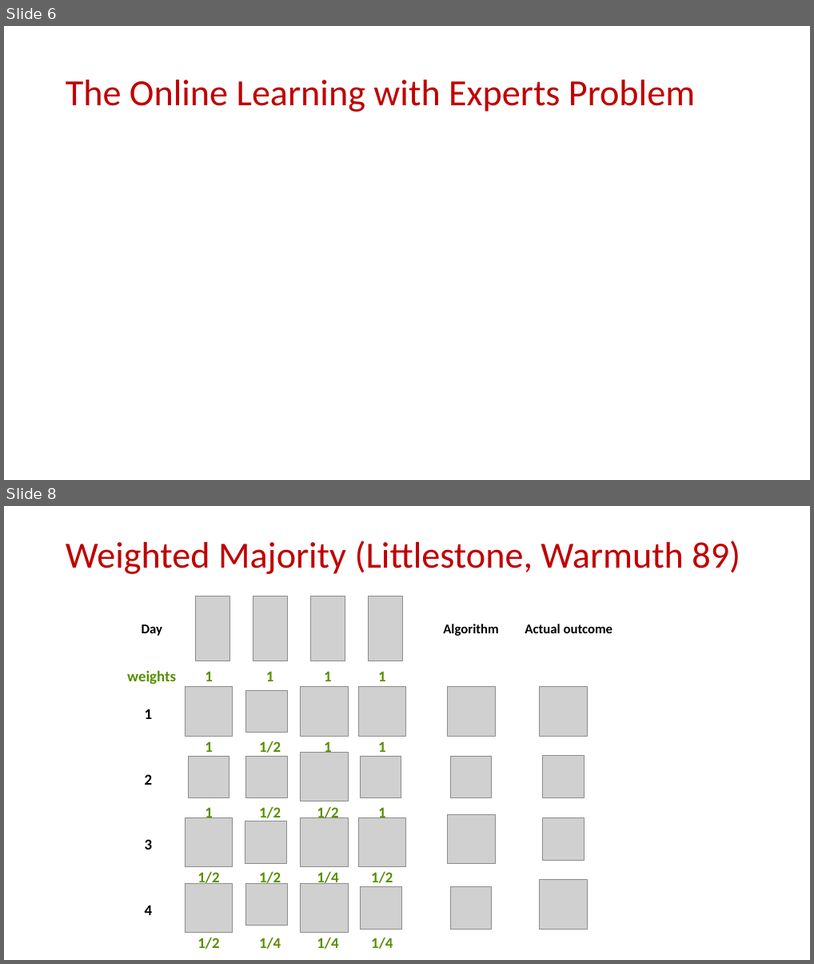
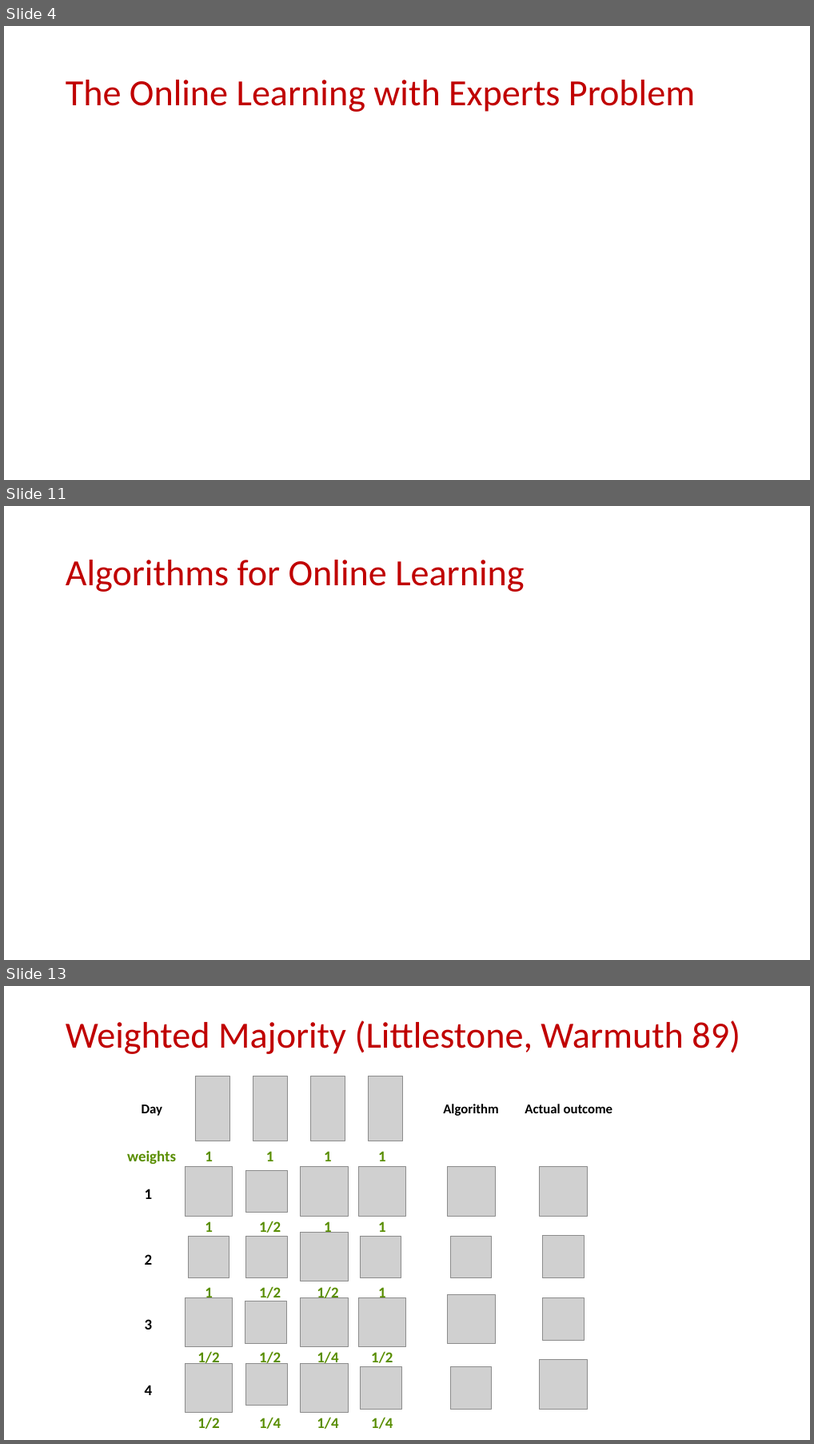
Before and after one commit to samsonzhou/samsonzhou.github.io, a slide deck: CSCE658-S24/L15.pptx. Shown one above the other, each under a label of ours: slides 6 and 8 before the commit, slides 4, 11 and 13 after it; the slides between them are not shown. The pictures are 814x964 and 814x1444 pixels, drawn with LibreOffice and Linux fonts; fonts in the diff are those of the drawing; grey boxes stand for pictures. Boxes give left, top, right and bottom in pixels: in the first picture for what was removed or moved away, otherwise in the second. Text is boxed around its words. In the diff, an @@ line names an element or a change of style, - is before the commit and + after.

```diff
--- a/CSCE658-S24/L15.pptx
+++ b/CSCE658-S24/L15.pptx
@@ slide 11 added at box(4, 506, 810, 960), background #FFFFFF @@
@@ title added at box(66, 560, 524, 592), 44 pt, text #C00000 @@
+Algorithms for Online Learning
@@ what was slide 6 is now slide 4 @@
@@ what was slide 8 is now slide 13 @@
```
Also in this commit, not shown: 5 slides changed, 24 other slides added, 4 slides removed.
